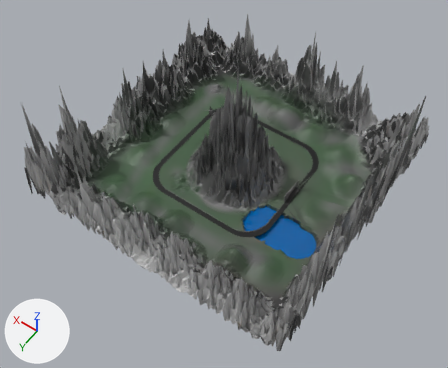
Two versions of the Blender file Assets/racetrack/track.blend, one commit apart.
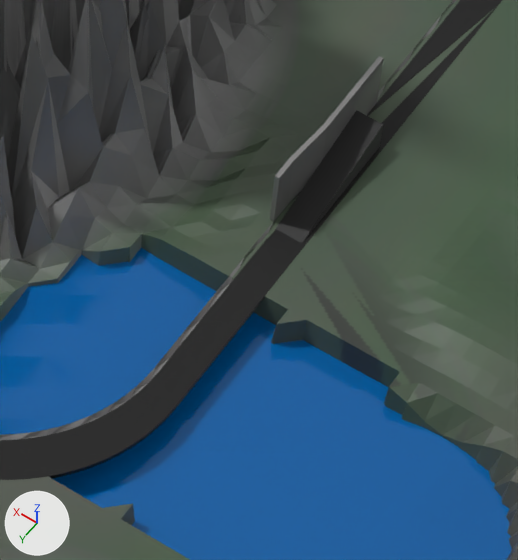
The first picture shows the older version from a 50 mm lens placed at (-4.52, 6.77, 9.9), pointed at (-0.19, 0.71, 0.38). The close-ups show both versions on the part from 55% to 71% of the width and 47% to 67% of the height of that picture; other places that the commit changed are outside them. Lighting does not change. The marker at lower left points along +X, +Y and +Z.

The first close-up shows 'Plane', 'Terrain', 'Water'.
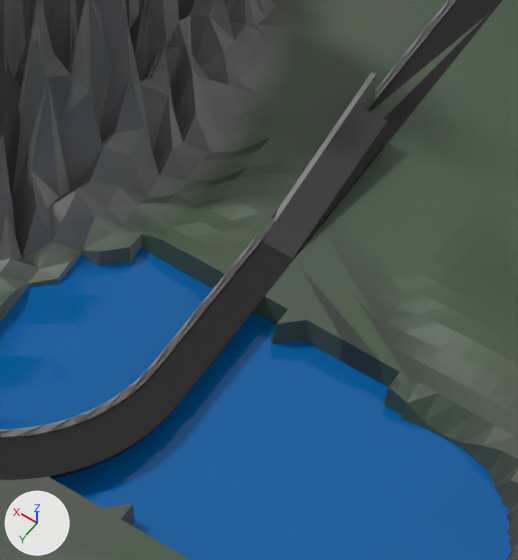
What differs and where, as boxes [x1, y1, x2, y2] in the close-ups (518 x 560 px; the box of a moved part takes in the faces that stretch with it):
'Plane', reshaped, modifiers changed
    both: [0, 0, 502, 480]
part 1 of me_plane, moved or reshaped
    before: [269, 56, 384, 221]
    after: [273, 72, 376, 222]

Patch to the scene script:
```diff
--- a/Assets/racetrack/track.blend.py
+++ b/Assets/racetrack/track.blend.py
@@ me_plane @@
 # used by ob_plane; location = (0.0, 0.0, 0.032); scale = (1.38, 1.38, 1.38)
-me_plane.from_pydata(...)  # 477 vertices, 359 faces, 1 loose edge; spans x -1.0..1.0, y -1.0..1.0, z 0.0..0.15
+me_plane.from_pydata(...)  # 619 vertices, 464 faces, 1 loose edge; spans x -1.0..1.0, y -1.0..1.0, z -0.12..0.14
+# me_plane part 1: 10 vertices moved from x -0.92, y -0.24..0.13, z 0.01..0.15 to x -0.92, y -0.22..0.13, z -0.12..0.11
 me_plane.materials.append(mat_material)
@@ ob_plane @@
 _m = ob_plane.modifiers.new('Solidify', 'SOLIDIFY')
 _m.solidify_mode = 'NON_MANIFOLD'
+_m.offset = 0.0
 _m.nonmanifold_merge_threshold = 0.01
```
